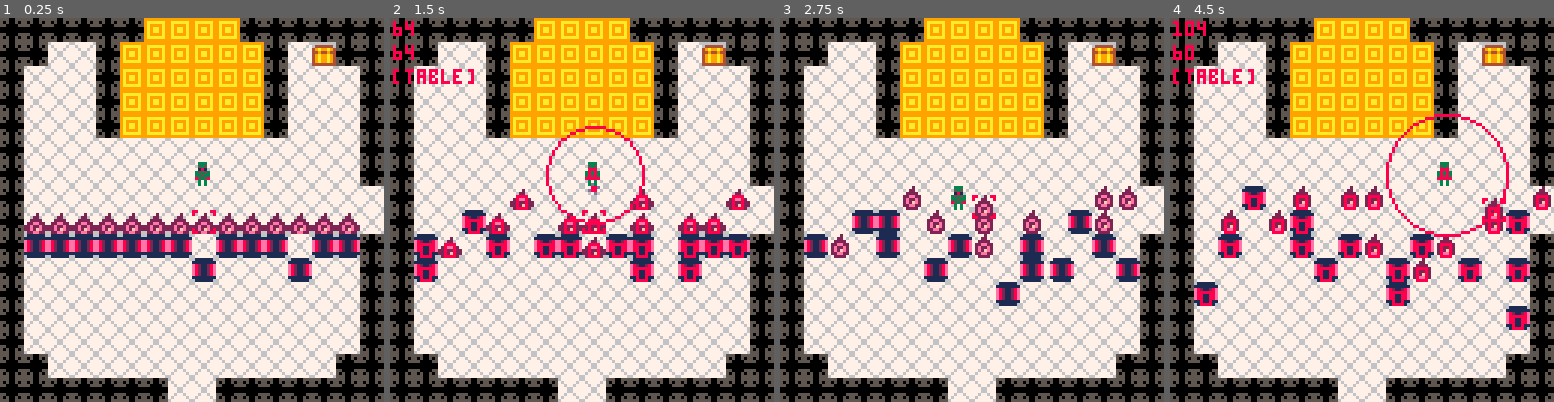
Above: before the commit, frames 1-4 (left to right).
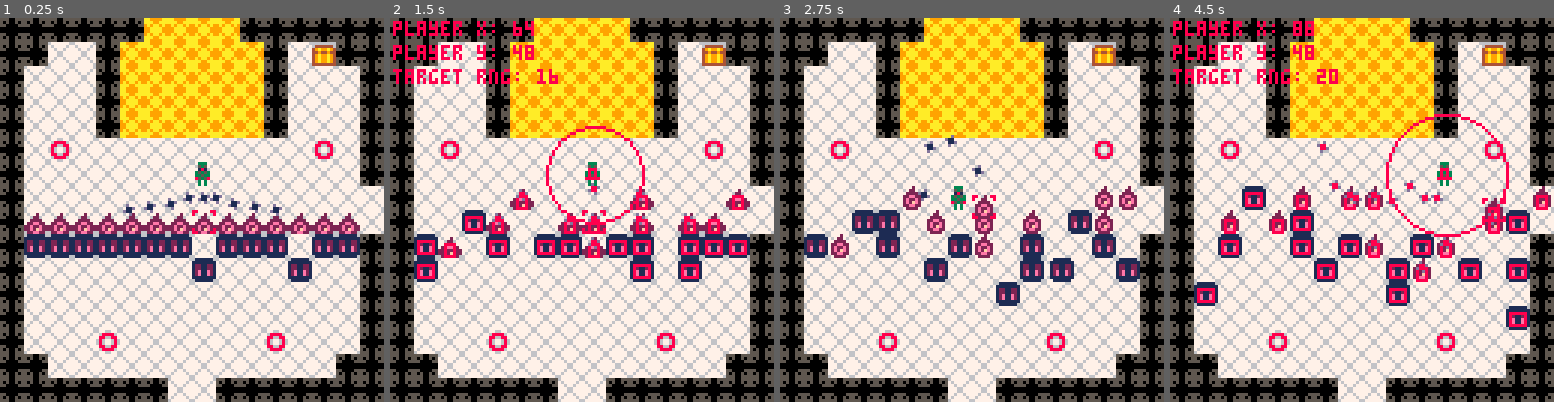
Above: after the commit, the same moments.

Repository: rledford/pico-door
Game: PICO-8 cartridge door.p8
The game is run twice, just before and just after one commit, with the same random seed, the same clock (stepped at 60 frames per second) and the same inputs.
Inputs:
- Up to frame 1 (0.25 s): no input
- Up to frame 2 (1.5 s): tap O (Z key) at 0.33, 0.7, 1.43 s; tap X (X key) at 1.07 s
- Up to frame 3 (2.75 s): hold Left 1.97-2.37 s; tap X (X key) at 2.07, 2.4, 2.73 s; tap O (Z key) at 2.22 s; hold Down from 2.42 s (still down)
- Up to frame 4 (4.5 s): release Down at 2.82 s; hold Right 2.87-3.53 s; tap X (X key) every 0.33 s from 3.07 to 4.4 s; tap O (Z key) at 3.1, 3.98 s; hold Up 3.58-4.08 s; hold Right from 4.13 s (still down)

The runs differ from the first frame. In frame 1, 7.9% of the frame differs, in the area x 6-94%, y 0-88%; in frame 2, 9.8%; in frame 3, 7.5%; in frame 4, 10%, in the area x 0-94%, y 0-88%.

Commit message:
Fix bug with get_range returning 0 and being able to target things that are really outside of range. Destroy projectiles when colliding with walls.

Diff:
--- a/door.p8
+++ b/door.p8
@@ -3,16 +3,28 @@
 __lua__
 -- main
 
+-- todo --
+----------
+
+-- [x] enemies shoot projectile at player
+-- [x] player take damage from enemy projectiles
+-- [x] projectiles colliding with walls should destroy the projectile
+-- [] create reusable animation controller
+-- [] create projectile templates
+-- [] use make_projectile with templates
+-- [] implement spawning enemies from room definitions
+-- [] persist which doors have been destroyed
+-- [] make destroyed doors not respawn when reentering room
+-- [] despawn enemies when switching rooms
+
 -- constants --
 ---------------
-TILE_W = 8
-TILE_H = 8
-TILE_HALF_W = TILE_W/2
-TILE_HALF_H = TILE_H/2
-SCREEN_W = 128
-SCREEN_H = 128
-
-IGNORE_GROUP = 0
+
+TILE_SIZE = 8
+TILE_HALF_SIZE = TILE_SIZE/2
+SCREEN_SIZE = 128
+
+NO_GROUP = 0
 PLAYER_GROUP = 1
 ENEMY_GROUP = 2
 
@@ -69,10 +81,10 @@
 		spr(20, player.target.x, player.target.y)
 	end
 	if debug then
-		print(player.target and player.target.x or 0, camera_pos.x + 1, camera_pos.y + 1, 8)
-		print(player.target and player.target.y or 0, camera_pos.x + 1, camera_pos.y + 1 + 8, 8)
-		print(player.target, camera_pos.x + 1, camera_pos.y + 1 + 16, 8)
+		print("player x: "..player.x, camera_pos.x + 1, camera_pos.y + 1, 8)
+		print("player y: "..player.y, camera_pos.x + 1, camera_pos.y + 1 + 8, 8)
 		if player.target ~= nil then
+			print("target rng: "..flr(get_range(player, player.target)), camera_pos.x + 1, camera_pos.y + 1 + 16, 8)
 			local range = get_range(player, player.target)
 			circ(player.x + 4, player.y + 4, range)
 		else
@@ -106,6 +118,8 @@
 		this.auto_target_radius = 40
 		this.spr = this.tile
 		this.face = {x=1,y=0}
+		this.hp = 10000
+		this.group = PLAYER_GROUP
 	end,
 	update=function(this)
 		local dx = 0
@@ -123,16 +137,16 @@
 			local from = count(this.moves) and this.moves[#this.moves] or {x=this.x,y=this.y}
 			this.face.x = dx
 			this.face.y = dy
-			local mx = dx * TILE_W + from.x
-			local my = dy * TILE_H + from.y
-			if this.can_move_to(mx/TILE_W, my/TILE_H) then
+			local mx = dx * TILE_SIZE + from.x
+			local my = dy * TILE_SIZE + from.y
+			if this.can_move_to(mx/TILE_SIZE, my/TILE_SIZE) then
 				add(this.moves, {x=mx,y=my})
 				if is_move_to_next_room(mx,my) then
 					start_room_transition(room.x + dx, room.y + dy)
 				end
 			end
 		end
-		find_target_object(this)
+		this.find_target(ENEMY_GROUP)
 		if this.target and get_range(this, this.target) > this.auto_target_radius then
 			this.target = nil
 		end
@@ -150,6 +164,9 @@
 		this.fire_timer = clamp(this.fire_timer - 1, 0, this.fire_rate)
 	end
 }
+
+-- projectiles --
+-----------------
 
 projectile_type = {
 	init=function(this)
@@ -186,9 +203,23 @@
 				col.take_damage(this.damage)
 			end
 			destroy_object(this)
+			return
+		end
+		if not this.can_move_to((this.x + TILE_HALF_SIZE)/TILE_SIZE, (this.y + TILE_HALF_SIZE)/TILE_SIZE) then
+			destroy_object(this)
 		end
 	end
 }
+
+-- projectile templates --
+--------------------------
+saw_projectile = {}
+orb_projectile = {}
+
+
+function make_projectile(config)
+
+end
 
 -- eye --
 -----------
@@ -196,11 +227,11 @@
 eye_type = {
 	init=function(this)
 		this.tile = 48
-		this.fire_rate=20
+		this.fire_rate=90
 		this.fire_timer=0
 		this.hitbox={x=2,y=3,w=4,h=5}
 		this.target=nil
-		this.auto_target_radius=32
+		this.auto_target_radius=40
 		this.spr = this.tile
 		this.anim_frame = 1
 		this.anim_rate = 16
@@ -212,6 +243,7 @@
 	end,
 	update=function(this)
 		this.anim_frame += 1
+		this.fire_timer = clamp(this.fire_timer - 1, 0, this.fire_rate)
 		this.move_timer = clamp(this.move_timer - 1, 0, this.move_rate)
 		if this.anim_frame > this.anim_rate then
 			this.anim_frame = 1
@@ -221,15 +253,23 @@
 			this.move_timer = this.move_rate
 			add_random_move(this)
 		end
+		this.find_target(PLAYER_GROUP)
+		if this.target ~= nil and this.fire_timer <= 0 and ceil(rnd(100) >= 50) then
+			this.fire_timer = this.fire_rate
+			local proj = init_object(projectile_type, this.x, this.y)
+			add(proj.collision_groups, PLAYER_GROUP)
+			proj.direction = get_direction({x=this.x, y=this.y}, {x=this.target.x, y=this.target.y})
+			proj.spd = 0.5
+		end
 	end
 }
 
 bug_type = {
 	init=function(this)
 		this.tile = 50
-		this.hitbox={x=2,y=3,w=4,h=5}
+		this.hitbox={x=1,y=2,w=6,h=5}
 		this.target=nil
-		this.auto_target_radius=32
+		this.auto_target_radius=40
 		this.spr = this.tile
 		this.threat = 1
 		this.group = ENEMY_GROUP
@@ -279,11 +319,11 @@
 	obj.flip = {x=false,y=false}
 	obj.x = x
 	obj.y = y
-	obj.hitbox = {x=0,y=0,w=TILE_W,h=TILE_H}
+	obj.hitbox = {x=0,y=0,w=TILE_SIZE,h=TILE_SIZE}
 	obj.spd = 1
 	obj.moves = {}
 	obj.threat = 0
-	obj.group = IGNORE_GROUP
+	obj.group = NO_GROUP
 	obj.hp = 1
 	obj.msg = "none"
 
@@ -339,6 +379,29 @@
 		end
 	end
 
+	obj.find_target = function(group)
+		local group = group or NO_GROUP
+		local other = nil
+		local range = 0
+		local target = {obj = nil, range = 0}
+		for i=1,count(objects) do
+			other = objects[i]
+			if obj ~= other and other.targetable and other.group == group then
+				range = get_range(obj, other)
+				if range > 0 and range <= obj.auto_target_radius then
+					if target.obj == nil or
+					(target.obj.threat < other.threat or
+						(target.obj.threat == other.threat and target.range > range)
+					) then
+						target.obj = other
+						target.range = range
+					end
+				end
+			end
+		end
+		obj.target = target.obj
+	end
+
 	add(objects, obj)
 
 	if obj.type.init~=nil then
@@ -356,28 +419,6 @@
 	if obj.type.move ~= nil then
 		obj.type.move(obj)
 	end
-end
-
-function find_target_object(obj)
-	local other = nil
-	local range = 0
-	local target = {obj = nil, range = 0}
-	for i=1,count(objects) do
-		other = objects[i]
-		if obj ~= other and other.targetable then
-			range = get_range(obj, other)
-			if range <= obj.auto_target_radius then
-				if target.obj == nil or
-				(target.obj.threat < other.threat or
-					(target.obj.threat == other.threat and target.range > range)
-				) then
-					target.obj = other
-					target.range = range
-				end
-			end
-		end
-	end
-	obj.target = target.obj
 end
 
 function add_random_move(obj)
@@ -390,9 +431,9 @@
 	for dx=-1,1 do
 		for dy=-1,1 do
 			if (dx == 0 and dy ~= 0) or (dy == 0 and dx ~= 0) then
-				mx = dx * TILE_W + obj.x
-				my = dy * TILE_H + obj.y
-				if obj.can_move_to(mx/TILE_W,my/TILE_H) and not is_move_to_next_room(mx,my) then
+				mx = dx * TILE_SIZE + obj.x
+				my = dy * TILE_SIZE + obj.y
+				if obj.can_move_to(mx/TILE_SIZE,my/TILE_SIZE) and not is_move_to_next_room(mx,my) then
 					add(possible_moves, {x=mx,y=my})
 				end
 			end
@@ -436,8 +477,8 @@
 
 function update_room_transition()
 	player.move()
-	local diffx = room.x * SCREEN_W - camera_pos.x
-	local diffy = room.y * SCREEN_H - camera_pos.y
+	local diffx = room.x * SCREEN_SIZE - camera_pos.x
+	local diffy = room.y * SCREEN_SIZE - camera_pos.y
 
 	if diffx ~= 0 then
 		camera_pos.x += camera_spd * sign(diffx)
@@ -462,10 +503,10 @@
 -----------
 
 function is_move_to_next_room(x,y)
-	return x > room.x * SCREEN_W + SCREEN_W - 1 or
-		x < room.x * SCREEN_W or
-		y > room.y * SCREEN_H + SCREEN_H - 1 or
-		y < room.y * SCREEN_H
+	return x > room.x * SCREEN_SIZE + SCREEN_SIZE - 1 or
+		x < room.x * SCREEN_SIZE or
+		y > room.y * SCREEN_SIZE + SCREEN_SIZE - 1 or
+		y < room.y * SCREEN_SIZE
 end
 
 function clamp(value, min, max)
@@ -484,7 +525,7 @@
 
 function get_range(obj, other)
 	return sqrt(
-		((other.x + TILE_HALF_W) - (obj.x + TILE_HALF_W))^2 + ((other.y + TILE_HALF_H) - (obj.y + TILE_HALF_H))^2
+		((other.x + TILE_HALF_SIZE) - (obj.x + TILE_HALF_SIZE))^2 + ((other.y + TILE_HALF_SIZE) - (obj.y + TILE_HALF_SIZE))^2
 	)
 end
 
@@ -680,7 +721,7 @@
 0102020201050505050505010202020100000000000000000000000000000000000000000000000000000000000000000000000000000000000000000000000000000000000000000000000000000000000000000000000000000000000000000000000000000000000000000000000000000000000000000000000000000000
 0102020201050505050505010202020100000000000000000000000000000000000000000000000000000000000000000000000000000000000000000000000000000000000000000000000000000000000000000000000000000000000000000000000000000000000000000000000000000000000000000000000000000000
 0102020201050505050505010202020101010101010101010101010101010101000000000000000000000000000000000000000000000000000000000000000000000000000000000000000000000000000000000000000000000000000000000000000000000000000000000000000000000000000000000000000000000000
-0102020202020202020202020202020101020202020202020202020202020201000000000000000000000000000000000000000000000000000000000000000000000000000000000000000000000000000000000000000000000000000000000000000000000000000000000000000000000000000000000000000000000000
+0102060202020202020202020206020101020202020202020202020202020201000000000000000000000000000000000000000000000000000000000000000000000000000000000000000000000000000000000000000000000000000000000000000000000000000000000000000000000000000000000000000000000000
 0102020202020202020202020202020101020202020202020202020202020201000000000000000000000000000000000000000000000000000000000000000000000000000000000000000000000000000000000000000000000000000000000000000000000000000000000000000000000000000000000000000000000000
 0102020202020202020202020202020202100202020202020202020202021002000000000000000000000000000000000000000000000000000000000000000000000000000000000000000000000000000000000000000000000000000000000000000000000000000000000000000000000000000000000000000000000000
 0102020202020202020202020202020202100202020202020202020202021002000000000000000000000000000000000000000000000000000000000000000000000000000000000000000000000000000000000000000000000000000000000000000000000000000000000000000000000000000000000000000000000000
@@ -688,16 +729,16 @@
 0102020202020202020202020202020101020202020202020210020202020101000000000000000000000000000000000000000000000000000000000000000000000000000000000000000000000000000000000000000000000000000000000000000000000000000000000000000000000000000000000000000000000000
 0102020202020202020202020202020101010101010101011002010101010101000000000000000000000000000000000000000000000000000000000000000000000000000000000000000000000000000000000000000000000000000000000000000000000000000000000000000000000000000000000000000000000000
 01020202020202020202020202020201010e0202020202020210020100000000000000000000000000000000000000000000000000000000000000000000000000000000000000000000000000000000000000000000000000000000000000000000000000000000000000000000000000000000000000000000000000000000
-0102020202020202020202020202020101020202020202021002020100000000000000000000000000000000000000000000000000000000000000000000000000000000000000000000000000000000000000000000000000000000000000000000000000000000000000000000000000000000000000000000000000000000
+0102020206020202020202060202020101020202020202021002020100000000000000000000000000000000000000000000000000000000000000000000000000000000000000000000000000000000000000000000000000000000000000000000000000000000000000000000000000000000000000000000000000000000
 0101020202020202020202020202010101020202020202020202020100000000000000000000000000000000000000000000000000000000000000000000000000000000000000000000000000000000000000000000000000000000000000000000000000000000000000000000000000000000000000000000000000000000
-0101010101010102020101010101010101010101010101010303010100000000000000000000000000000000000000000000000000000000000000000000000000000000000000000000000000000000000000000000000000000000000000000000000000000000000000000000000000000000000000000000000000000000
+0101010101010102020101010101010101010101010101010202010100000000000000000000000000000000000000000000000000000000000000000000000000000000000000000000000000000000000000000000000000000000000000000000000000000000000000000000000000000000000000000000000000000000
 0101010101010102020101010101010101010101010101010202010101010101000000000000000000000000000000000000000000000000000000000000000000000000000000000000000000000000000000000000000000000000000000000000000000000000000000000000000000000000000000000000000000000000
 0102020202020102020102020202020101010202020202020202020202020101000000000000000000000000000000000000000000000000000000000000000000000000000000000000000000000000000000000000000000000000000000000000000000000000000000000000000000000000000000000000000000000000
 0102020202020102020102020202020101020202020202020202020202020201000000000000000000000000000000000000000000000000000000000000000000000000000000000000000000000000000000000000000000000000000000000000000000000000000000000000000000000000000000000000000000000000
 0102020202020102020102020202020101020202020202020202020202020201000000000000000000000000000000000000000000000000000000000000000000000000000000000000000000000000000000000000000000000000000000000000000000000000000000000000000000000000000000000000000000000000
 0102020202020102020102020202020101020202020202020202020202020101000000000000000000000000000000000000000000000000000000000000000000000000000000000000000000000000000000000000000000000000000000000000000000000000000000000000000000000000000000000000000000000000
 0102020202020102020102020202020101020202020202020202020101010101000000000000000000000000000000000000000000000000000000000000000000000000000000000000000000000000000000000000000000000000000000000000000000000000000000000000000000000000000000000000000000000000
-0101010303010103030102020202020101020202020202020202020100000000000000000000000000000000000000000000000000000000000000000000000000000000000000000000000000000000000000000000000000000000000000000000000000000000000000000000000000000000000000000000000000000000
+0101010202010102020102020202020101020202020202020202020100000000000000000000000000000000000000000000000000000000000000000000000000000000000000000000000000000000000000000000000000000000000000000000000000000000000000000000000000000000000000000000000000000000
 0102020202020202020202020202020101020202020202020202020100000000000000000000000000000000000000000000000000000000000000000000000000000000000000000000000000000000000000000000000000000000000000000000000000000000000000000000000000000000000000000000000000000000
 0102020202020202020202020202020101020202020202020202020100000000000000000000000000000000000000000000000000000000000000000000000000000000000000000000000000000000000000000000000000000000000000000000000000000000000000000000000000000000000000000000000000000000
 0102020202020202020102020202020101020202020202020202020100000000000000000000000000000000000000000000000000000000000000000000000000000000000000000000000000000000000000000000000000000000000000000000000000000000000000000000000000000000000000000000000000000000
Not shown, changed: 18 lines of the sprite sheet (__gfx__) section of door.p8
